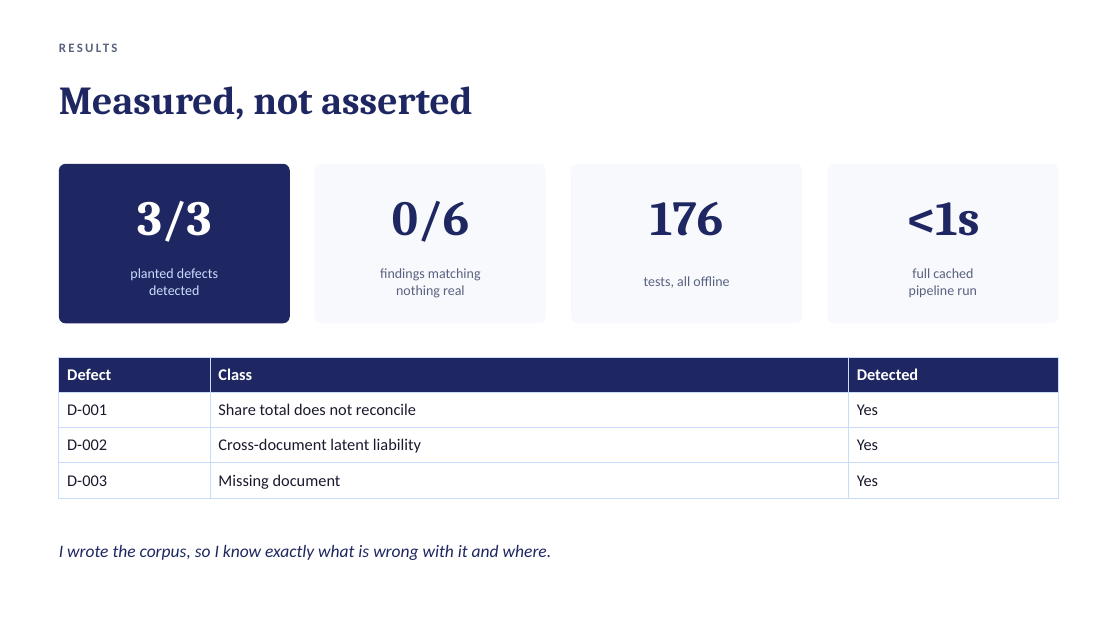
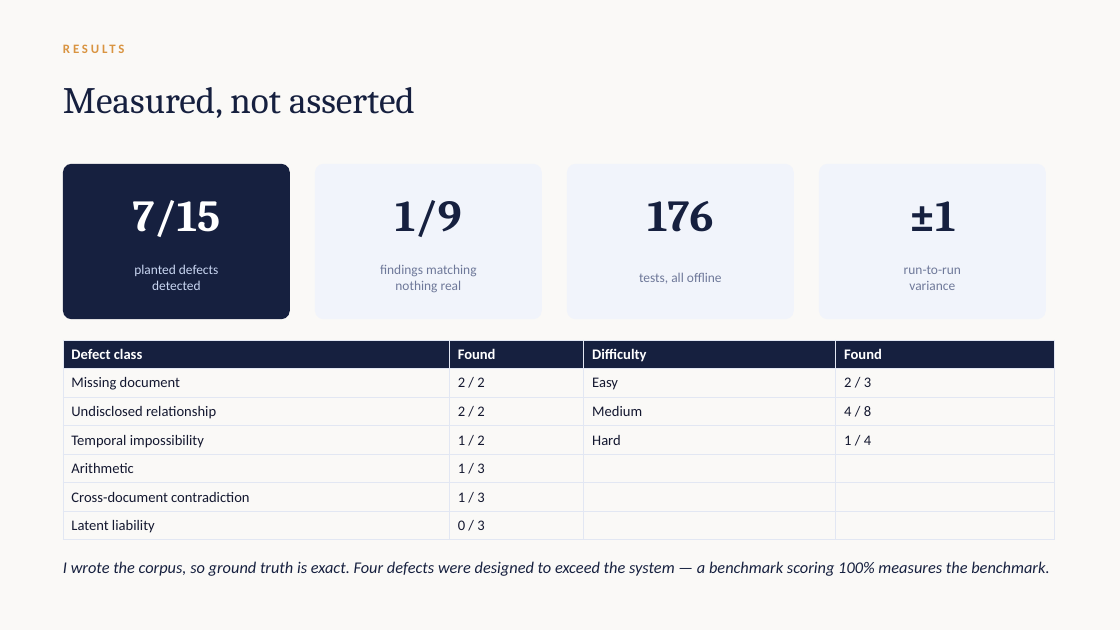
Before and after one commit to harnoorcodes/loupe, a slide deck: slide 11 of docs/loupe-presentation.pptx. Drawn at 1120x630 pixels with LibreOffice and Linux fonts; fonts in the diff are those of the drawing. Boxes give left, top, right and bottom in pixels: in the first picture for what was removed or moved away, otherwise in the second. Text is boxed around its words. In the diff, an @@ line names an element or a change of style, - is before the commit and + after.

Commit message:
Documentation, evaluation, and presentation updated to measured results
- Recall 7/15 (47%), noise 1/9, from a cached reproducible run
- Reference-driven gap detection: catches a document the corpus asserts
  exists by name and date but does not contain
- Ablation regenerated: pair detector -3 defects, critic trades 2 defects
  for 7 false positives, tension detector contributes nothing
- Run-to-run variance documented rather than smoothed over
- Interface screenshots, rebuilt 12-slide deck, revised demo script
- FastAPI dependency defaults exempted from B008

```diff
--- a/docs/loupe-presentation.pptx
+++ b/docs/loupe-presentation.pptx
@@ background #FFFFFF to #FAF9F7 @@
@@ text "RESULTS" at (63,37,819,60): text colour #5A6280 to #D99441, letter spacing 2 to 2.4 pt @@
@@ text "Measured, not asserted" at (63,87,415,118): size 34 to 32 pt, text colour #1E2761 to #16203F, bold off @@
@@ rounded rectangle: place and size @@
-rounded rectangle at (59,164,290,323)
+rounded rectangle at (63,164,290,319)
@@ rounded rectangle at (63,164,290,319): fill #1E2761 to #16203F; proportions changed @@
@@ rounded rectangle: place and size @@
-rounded rectangle at (315,164,546,323)
+rounded rectangle at (315,164,542,319)
@@ rounded rectangle: place and size @@
-rounded rectangle at (571,164,802,323)
+rounded rectangle at (567,164,794,319)
@@ fill #F7F9FD to #F1F4FB; proportions changed in 3 elements at (315,164,542,319), (567,164,794,319), (819,164,1046,319) @@
@@ rounded rectangle: place and size @@
-rounded rectangle at (828,164,1059,323)
+rounded rectangle at (819,164,1046,319)
@@ text at (133,200,221,237): text changed; size 42 to 38 pt @@
-3/3
+7/15
@@ text at (395,200,461,237): text changed; size 42 to 38 pt; text colour #1E2761 to #16203F @@
-0/6
+1/9
@@ text "176" at (647,201,713,232): size 42 to 38 pt, text colour #1E2761 to #16203F @@
@@ text at (909,201,956,231): text changed; size 42 to 38 pt; text colour #1E2761 to #16203F @@
-<1s
+±1
@@ text "planted defects" at (134,264,218,290): size 12 to 11.5 pt, text colour #CADCFC to #C9D6F2 @@
@@ text "findings matching" at (380,264,477,292): size 12 to 11.5 pt, text colour #5A6280 to #6E7899 @@
@@ text "tests, all offline" at (639,273,722,283): size 12 to 11.5 pt, text colour #5A6280 to #6E7899 @@
@@ text at (904,265,961,290): text changed; size 12 to 11.5 pt; text colour #5A6280 to #6E7899 @@
-full cached
-pipeline run
+run-to-run
+variance
@@ table at (63,340,1054,537) @@
-Defect | Class | Detected
-D-001 | Share total does not reconcile | Yes
-D-002 | Cross-document latent liability | Yes
-D-003 | Missing document | Yes
+Defect class | Found | Difficulty | Found
+Missing document | 2 / 2 | Easy | 2 / 3
+Undisclosed relationship | 2 / 2 | Medium | 4 / 8
+Temporal impossibility | 1 / 2 | Hard | 1 / 4
+Arithmetic | 1 / 3 |  | 
+Cross-document contradiction | 1 / 3 |  | 
+Latent liability | 0 / 3 |  | 
@@ table: place and size @@
-table at (59,357,1059,498)
+table at (63,340,1054,537)
@@ text at (63,561,1049,576): text changed; size 15 to 14 pt; text colour #1E2761 to #16203F @@
-I wrote the corpus, so I know exactly what is wrong with it and where.
+I wrote the corpus, so ground truth is exact. Four defects were designed to exceed the system — a benchmark scoring 100% measures the benchmark.
```
Also in this commit, not shown: 8 other slides changed, 3 slides added, 3 slides removed, 18 other files.
